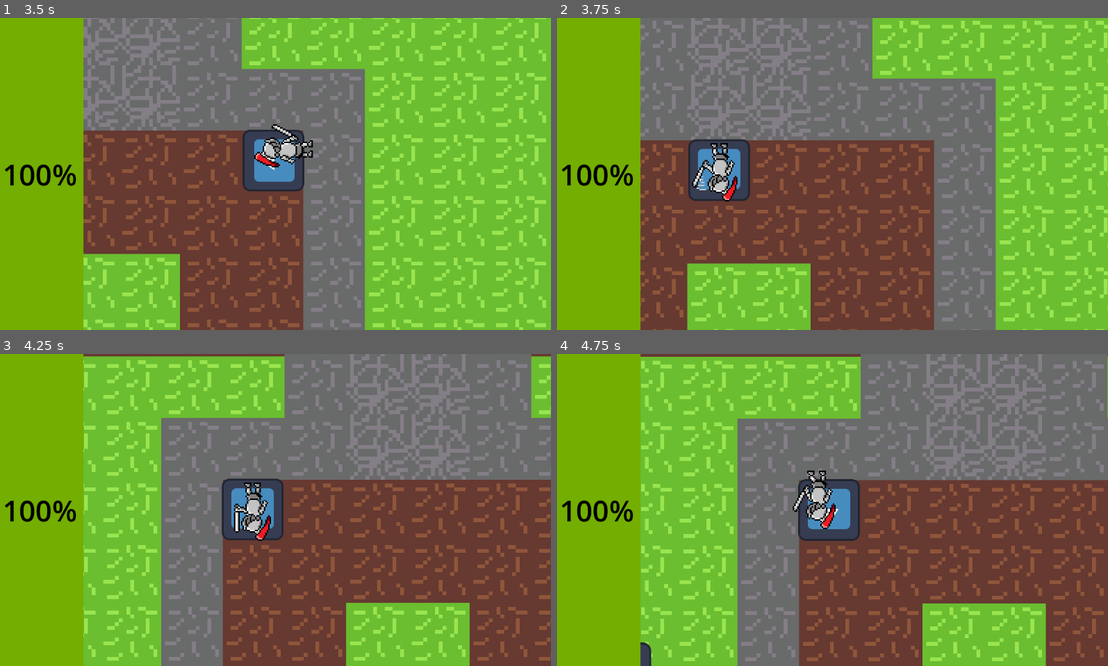
Above: before the commit, frames 1-4 (two rows, left to right).
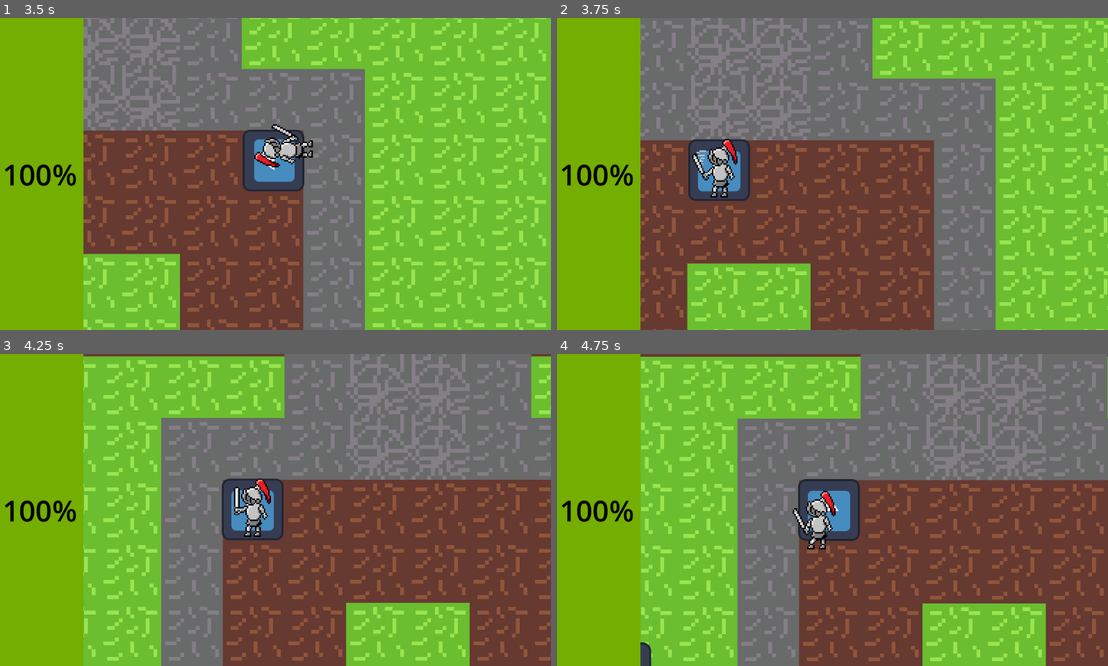
Above: after the commit, the same moments.

Repository: Kokonico/sanitation
Game: Godot game, scene res://Scenes/world.tscn
Two runs of this game, one before a commit and one after it. Both use one fixed random seed, a clock stepped at 60 frames per second and the inputs below. The engine's default icon, where the game draws it, is replaced by a stand-in: a white triangle on a blue panel in a dark square.
Inputs (mouse positions are in pixels of both pictures, inside the frame that each line leads up to):
- Up to frame 1 (3.5 s): tap Enter at 0.5 s; move the mouse to (396, 158) at 0.52 s; hold D (move-right) 0.53-1.28 s; click (396, 158) at 0.6 s; move the mouse to (159, 189) at 1.27 s; hold S (move-down) 1.28-2.03 s; tap Space (dash) at 1.35, 2.85 s; move the mouse to (330, 105) at 2.02 s; hold D (move-right) 2.03-2.78 s; click (330, 105) at 2.1 s; move the mouse to (247, 236) at 2.77 s; hold W (move-up) from 2.78 s (still down)
- Up to frame 2 (3.75 s): move the mouse to (997, 220) at 3.52 s; release W (move-up) at 3.53 s; hold A (move-left) from 3.53 s (still down); click (997, 220) at 3.6 s
- Up to frame 3 (4.25 s): keep holding A (move-left)
- Up to frame 4 (4.75 s): keep holding A (move-left); move the mouse to (661, 463) at 4.27 s; tap Space (dash) at 4.35 s

Frame 1 is identical in both runs. In frame 2, 1.0% of the frame differs, in the area x 24-34%, y 38-59%; in frame 3, 0.9%; in frame 4, 1.0%, in the area x 42-54%, y 37-63%.

Commit message:
rotation

Diff:
--- a/Scripts/player.gd
+++ b/Scripts/player.gd
@@ -46,10 +46,14 @@
 		has_input = true
 		has_y_input = true
 	if Input.is_action_pressed("move-left"):
+		scale.y = -1
+		rotation = PI
 		direction.x -= 1
 		has_input = true
 		has_x_input = true
 	if Input.is_action_pressed("move-right"):
+		scale.y = 1
+		rotation = 0
 		direction.x += 1
 		has_input = true
 		has_x_input = true
